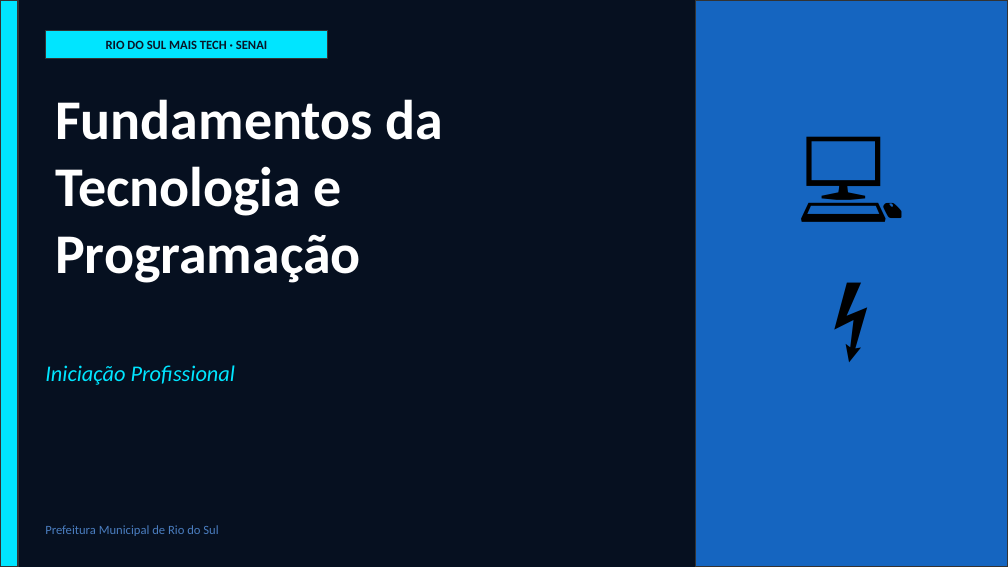
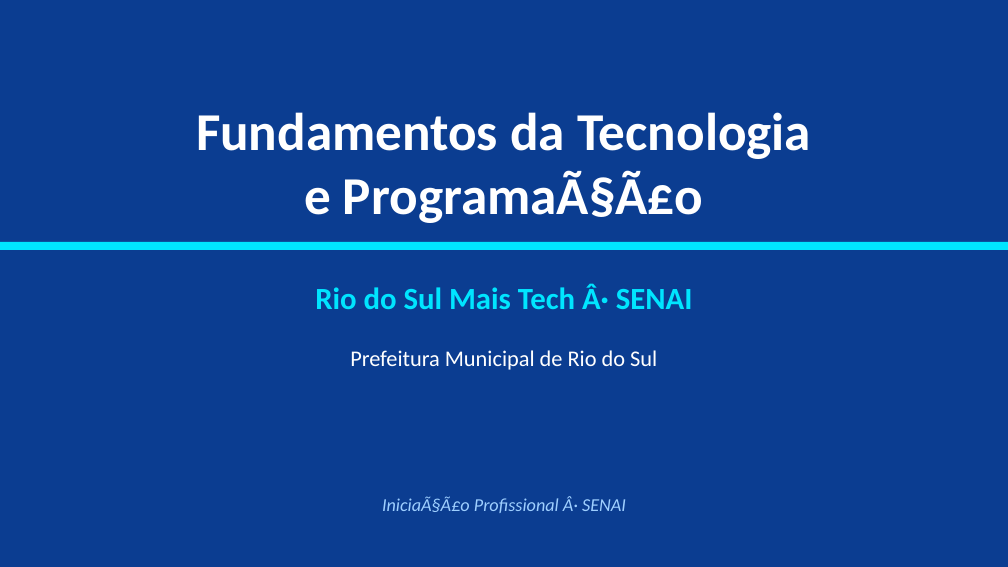
Before and after one commit to Gelvazio/professor-senai, a slide deck: slide 1 of sistema/FICHA-PRODUTO-MAIS-TECH/FUNDAMENTOS_DA_TECNOLOGIA_E_PROGRAMACAO/Slides_Fundamentos_Tecnologia_Programacao.pptx. Drawn at 1008x567 pixels with LibreOffice and Linux fonts; fonts in the diff are those of the drawing. Boxes give left, top, right and bottom in pixels: in the first picture for what was removed or moved away, otherwise in the second. Text is boxed around its words. In the diff, an @@ line names an element or a change of style, - is before the commit and + after.

Commit message:
feat(uc2): expandir slides com conteúdo completo da UC Fundamentos da Tecnologia

```diff
--- a/sistema/FICHA-PRODUTO-MAIS-TECH/FUNDAMENTOS_DA_TECNOLOGIA_E_PROGRAMACAO/Slides_Fundamentos_Tecnologia_Programacao.pptx
+++ b/sistema/FICHA-PRODUTO-MAIS-TECH/FUNDAMENTOS_DA_TECNOLOGIA_E_PROGRAMACAO/Slides_Fundamentos_Tecnologia_Programacao.pptx
@@ background #061020 to #0B3D91 @@
@@ rectangle removed at <box>0,0,18,566</box> @@
@@ rectangle removed at <box>696,0,1008,566</box> @@
@@ rectangle removed at <box>45,30,328,58</box> @@
@@ text "Fundamentos da Tecnologia" at <box>196,112,811,223</box>: vertical alignment top to middle @@
@@ text at <box>196,112,811,223</box>: text changed; size 40 to 38 pt @@
-Fundamentos da
-Tecnologia e
-Programação
+Fundamentos da Tecnologia
+e ProgramaÃ§Ã£o
@@ text removed at <box>736,91,968,242</box> @@
-💻
@@ rectangle added at <box>0,242,1008,250</box>, fill #00E5FF @@
@@ text removed at <box>736,252,968,373</box> @@
-⚡
@@ text at <box>315,283,693,309</box>: text changed; size 9 to 22 pt; text colour #0A1628 to #00E5FF @@
-RIO DO SUL MAIS TECH · SENAI
+Rio do Sul Mais Tech Â· SENAI
@@ text "Prefeitura Municipal de Rio do ...": place and size @@
-text "Prefeitura Municipal de Rio do ..." at <box>45,525,218,536</box>
+text "Prefeitura Municipal de Rio do ..." at <box>350,350,657,370</box>
@@ text "Prefeitura Municipal de Rio do ..." at <box>350,350,657,370</box>: size 9 to 16 pt, text colour #4A7DBF to #FFFFFF; alignment left to centre @@
@@ text at <box>382,496,626,513</box>: text changed; size 16 to 13 pt; text colour #00E5FF to #9ECFFF @@
-Iniciação Profissional
+IniciaÃ§Ã£o Profissional Â· SENAI
```
Also in this commit, not shown: 9 other slides changed, 23 slides added, 7 slides removed, 2 other files.
